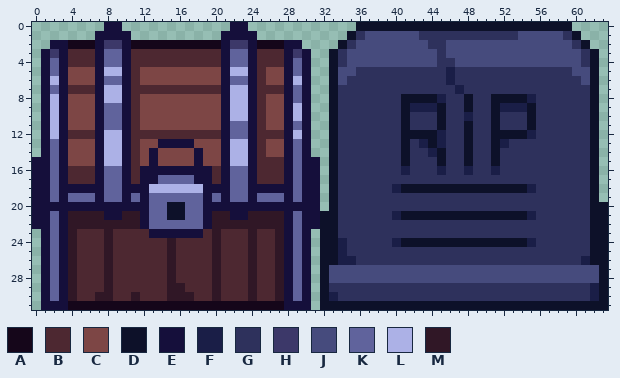
Pixel-art sprite -- assets/tilesetimages/dungeon_obstacles.png. Above is the file before it was changed.
The file is 64x32 pixels. Colours within 5 levels of each other are drawn and written as one.
Palette (. is transparent): A #15061a  B #4d2831  C #7d4645  D #0d1129  E #150f3b  F #1a1e47  G #2e315c  H #3c3869  J #464b7d  K #60639c  L #acb1e6  M #301726
The same view after the edit:
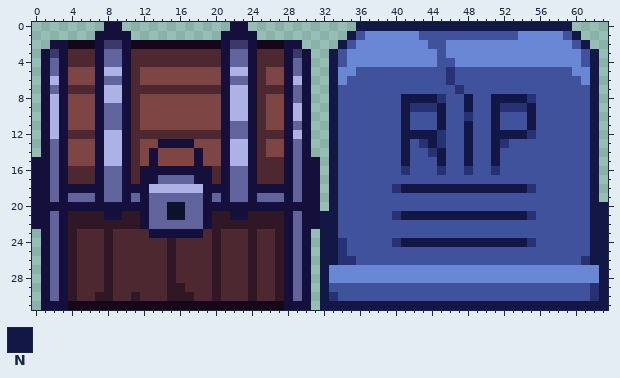
Colours new in this view: N #131745
Change:
Colour F changes from #1a1e47 to #283173.
Colour G changes from #2e315c to #40529c.
Colour J changes from #464b7d to #6a87d5.
The edit turns colour D into colour N in row 0 at x 36 to 59; in row 1 at x 35 and 60; in row 2 at x 34 and 61; in rows 3 to 7 at x 33 and 62; in row 8 at x 33, 41 to 44, 48, 51 to 54 and 62; in row 9 at x 33, 41, 45, 48, 51, 55 and 62.
The edit turns colour D into colour N in row 10 at x 33, 41, 45, 51, 55 and 62; in row 11 at x 33, 41, 45, 48, 51, 55 and 62; in row 12 at x 33, 41 to 44, 48, 51 to 54 and 62; in row 13 at x 33, 41, 44, 48, 51 and 62; in rows 14 to 15 at x 33, 41, 45, 48, 51 and 62; in rows 16 to 17 at x 33 and 62.
The edit turns colour D into colour N in row 18 at x 33, 41 to 54 and 62; in row 19 at x 33 and 62; in row 20 at x 33 and 62 to 63; in row 21 at x 32 to 33, 41 to 54 and 62 to 63; in rows 22 to 23 at x 32 to 33 and 62 to 63; in row 24 at x 32 to 33, 41 to 54 and 62 to 63.
The edit turns colour D into colour N in rows 25 to 26 at x 32 to 33 and 62 to 63; in rows 27 to 30 at x 32 and 63; in row 31 at x 32 to 63.
Boxes around the changes in both pictures, in picture pixels (x1, y1, x2, y2):
changed: (320, 22, 608, 310)
